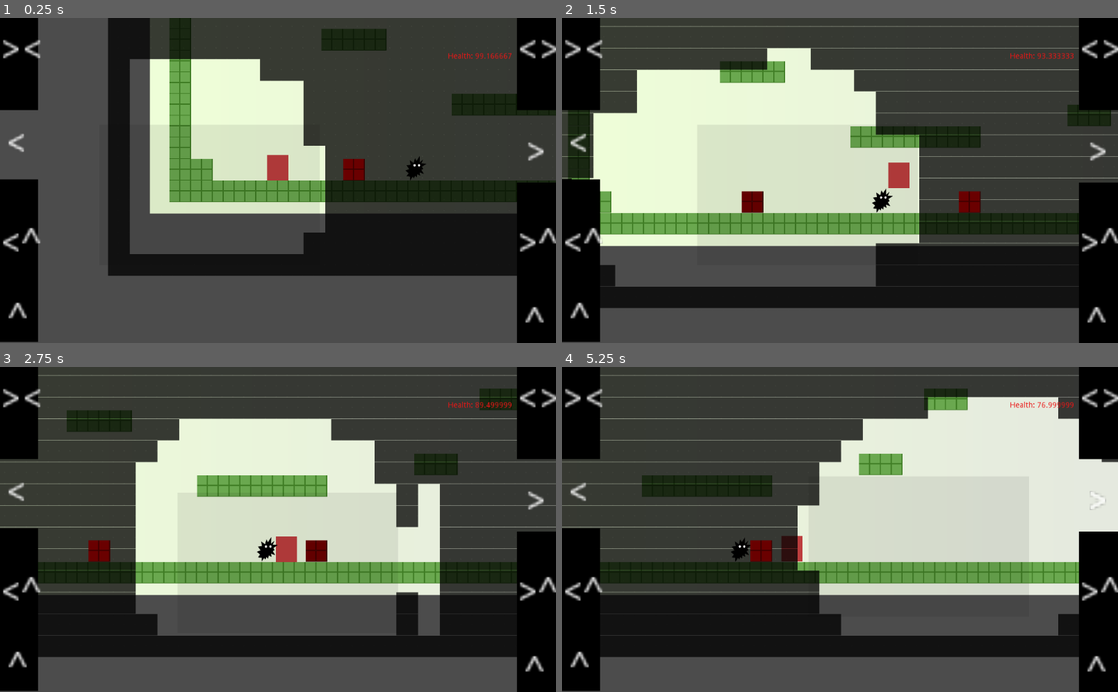
Above: before the commit, frames 1-4 (two rows, left to right).
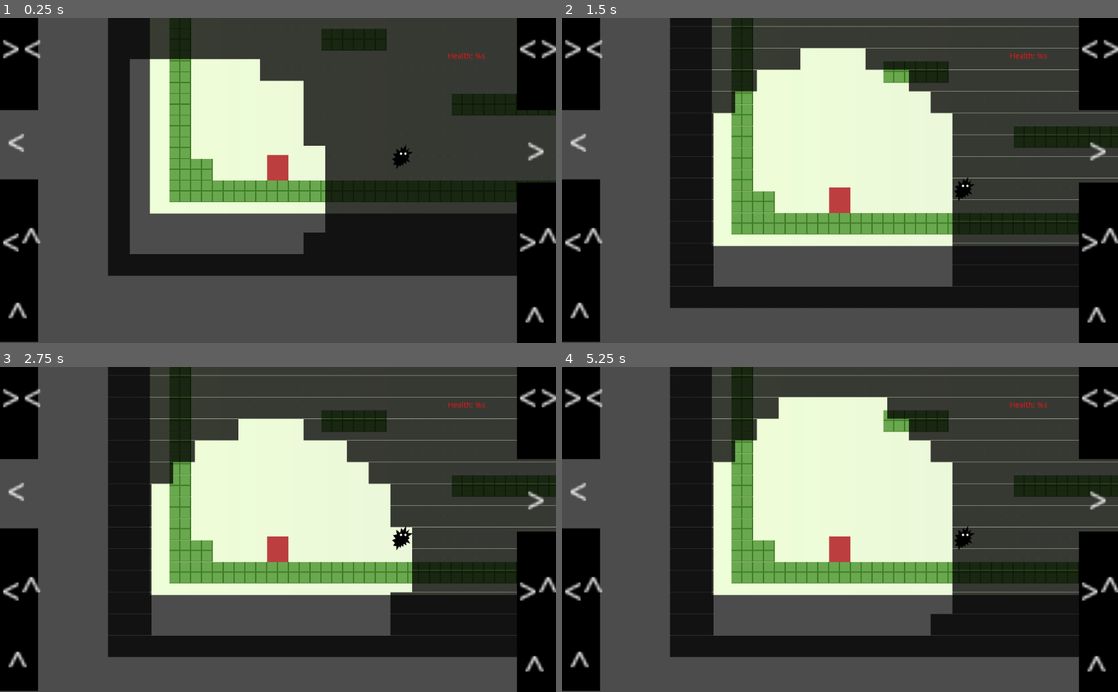
Above: after the commit, the same moments.

Repository: glitchcore/comfort
Game: Godot game, scene res://Scenes/BaseLevel.tscn
The game is run twice, just before and just after one commit, with the same random seed, the same clock (stepped at 60 frames per second) and the same inputs.
Inputs:
- Up to frame 1 (0.25 s): no input
- Up to frame 2 (1.5 s): hold Right (ui_right) from 0.53 s (still down); tap Space (jump) at 0.77 s
- Up to frame 3 (2.75 s): tap Space (jump) at 1.52 s; release Right (ui_right) at 2.03 s; hold Left (ui_left) from 2.03 s (still down)
- Up to frame 4 (5.25 s): release Left (ui_left) at 2.78 s; hold Right (ui_right) 2.78-4.28 s; tap Space (jump) at 3.02, 3.77, 4.52 s; hold Left (ui_left) 4.28-5.03 s; hold Right (ui_right) from 5.03 s (still down)

The runs differ from the first frame. In frame 1, 0.6% of the frame differs, in the area x 61-92%, y 10-50%; in frame 2, 33%; in frame 3, 38%; in frame 4, 59%, in the area x 0-100%, y 0-90%.
Error after the commit: Invalid get index 'hp' (on base: 'null instance'). (res://UserInterface/GameData.gd:12)

Commit message:
wip

Diff:
--- a/Actors/Enemy.tscn
+++ b/Actors/Enemy.tscn
@@ -1,7 +1,6 @@
-[gd_scene load_steps=5 format=2]
+[gd_scene load_steps=4 format=2]
 
 [ext_resource path="res://Assets/enemy.png" type="Texture" id=1]
-[ext_resource path="res://Actors/Enemy.gd" type="Script" id=2]
 
 [sub_resource type="RectangleShape2D" id=3]
 extents = Vector2( 17.5, 22.5 )
@@ -12,7 +11,6 @@
 [node name="Enemy" type="KinematicBody2D"]
 collision_layer = 2
 collision_mask = 0
-script = ExtResource( 2 )
 
 [node name="Enemy" type="Sprite" parent="."]
 position = Vector2( 3.8147e-06, -23 )
--- a/Actors/SpaceDetector.tscn
+++ b/Actors/SpaceDetector.tscn
@@ -8,13 +8,13 @@
 extents = Vector2( 202.75, 129.5 )
 
 [node name="SpaceDetector" type="KinematicBody2D"]
-collision_layer = 0
 collision_mask = 0
 script = ExtResource( 1 )
 
 [node name="Sprite" type="Sprite" parent="."]
+visible = false
 modulate = Color( 1, 1, 1, 0.0784314 )
-position = Vector2( 1.81198e-05, 1.50001 )
+position = Vector2( 1.81198e-05, 0.500009 )
 scale = Vector2( 0.198242, 259 )
 texture = SubResource( 2 )
 
--- a/Scenes/BaseLevel.tscn
+++ b/Scenes/BaseLevel.tscn
@@ -7,8 +7,6 @@
 [ext_resource path="res://Actors/Space.tscn" type="PackedScene" id=5]
 [ext_resource path="res://UserInterface/GameData.tscn" type="PackedScene" id=6]
 [ext_resource path="res://Actors/Enemy.tscn" type="PackedScene" id=7]
-[ext_resource path="res://Autoload/PlayerData.tscn" type="PackedScene" id=8]
-[ext_resource path="res://Assets/BaseTilemap.tres" type="TileSet" id=9]
 
 [sub_resource type="Gradient" id=3]
 colors = PoolColorArray( 0.937218, 1, 0.847656, 1, 0.885742, 0.885742, 0.885742, 1 )
@@ -60,6 +58,8 @@
 [node name="Player" parent="." instance=ExtResource( 2 )]
 position = Vector2( 200, -40 )
 
+[node name="SpaceDetector" parent="." instance=ExtResource( 3 )]
+
 [node name="Space" parent="." instance=ExtResource( 5 )]
 position = Vector2( -113, 96 )
 
@@ -71,22 +71,3 @@
 
 [node name="Enemy" parent="." instance=ExtResource( 7 )]
 position = Vector2( 429, -61 )
-collision_layer = 16
-collision_mask = 11
-
-[node name="PlayerData" parent="." instance=ExtResource( 8 )]
-
-[node name="EnemyWalls" type="TileMap" parent="."]
-modulate = Color( 1, 0, 0, 1 )
-tile_set = ExtResource( 9 )
-cell_size = Vector2( 40, 40 )
-collision_layer = 8
-collision_mask = 0
-format = 1
-tile_data = PoolIntArray( -131064, 0, 0, -131054, 0, 0 )
-
-[node name="SpaceDetector" parent="." instance=ExtResource( 3 )]
-modulate = Color( 0.423529, 0.109804, 0.109804, 1 )
-position = Vector2( 0, -1 )
-
-[connection signal="damaged" from="PlayerData" to="ui/GameData" method="update_interface"]
--- a/project.godot
+++ b/project.godot
@@ -13,6 +13,10 @@
 config/name="comfort"
 run/main_scene="res://Scenes/BaseLevel.tscn"
 config/icon="res://icon.png"
+
+[autoload]
+
+PlayerData="*res://Autoload/PlayerData.tscn"
 
 [gui]
 
Not shown: 1 places in Scenes/BaseLevel.tscn that only renumber resources
